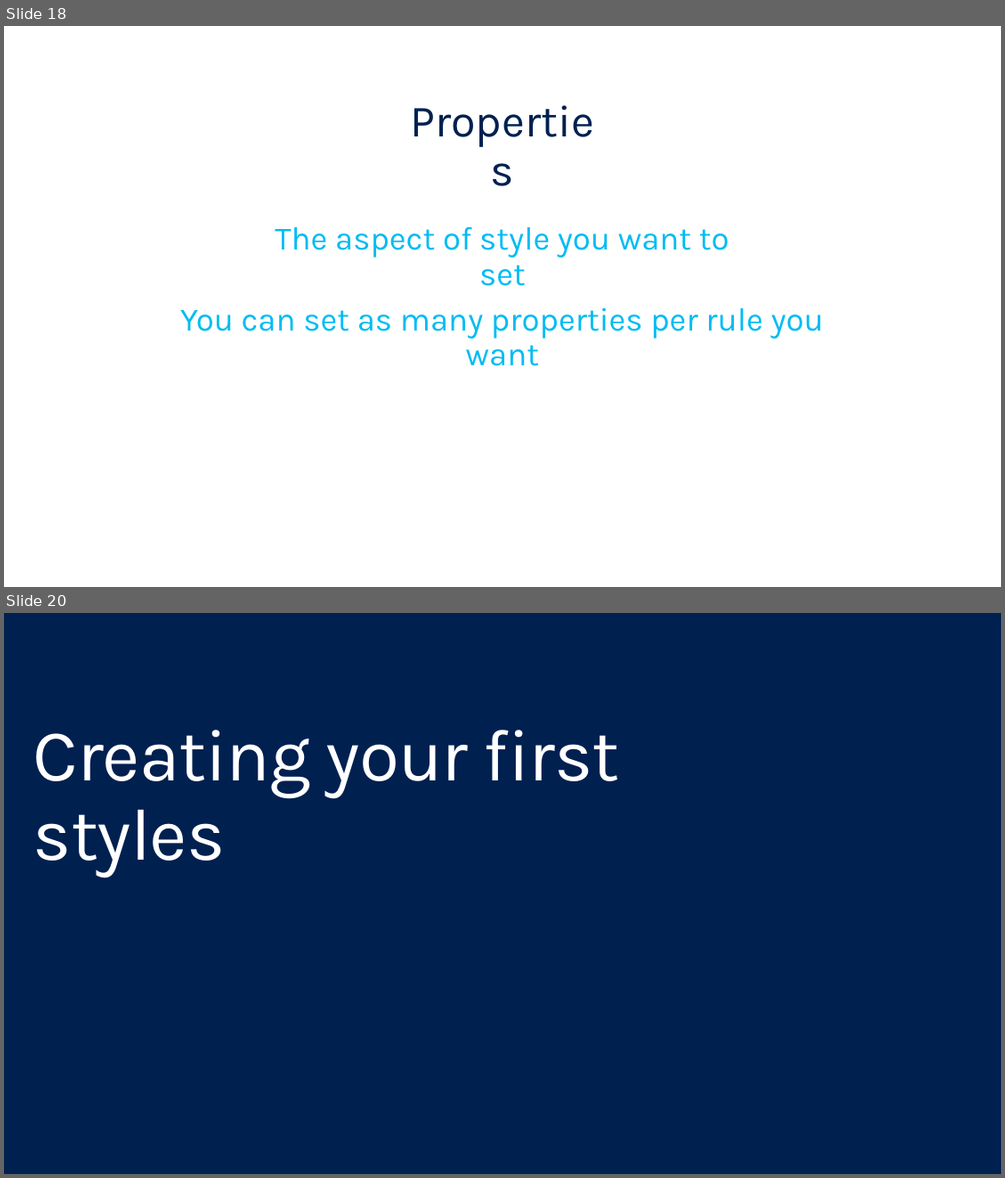
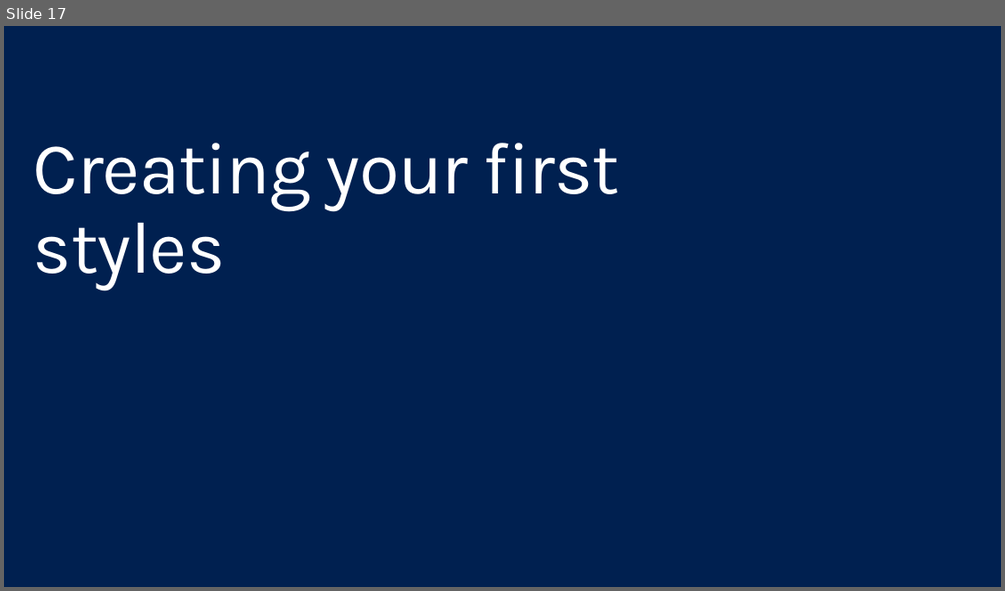
Before and after one commit to yashodha96/html-css-beginners, a slide deck: Slides/2 - Creating your first page.pptx. Shown one above the other, each under a label of ours: slides 18 and 20 before the commit, slide 17 after it; the slides between them are not shown. The pictures are 1005x1178 and 1005x591 pixels, drawn with LibreOffice and Linux fonts; fonts in the diff are those of the drawing. Boxes give left, top, right and bottom in pixels: in the first picture for what was removed or moved away, otherwise in the second. Text is boxed around its words. In the diff, an @@ line names an element or a change of style, - is before the commit and + after.

```diff
--- a/Slides/2 - Creating your first page.pptx
+++ b/Slides/2 - Creating your first page.pptx
@@ slide 18 removed at (x1=4, y1=26, x2=1001, y2=587), background #FFFFFF @@
@@ text removed at (x1=386, y1=87, x2=618, y2=160) @@
-Properties
@@ text removed at (x1=275, y1=226, x2=729, y2=286) @@
-The aspect of style you want to set
@@ text removed at (x1=180, y1=308, x2=824, y2=366) @@
-You can set as many properties per rule you want
@@ what was slide 20 is now slide 17 @@
```
Also in this commit, not shown: 2 other slides removed, 10 other files.
